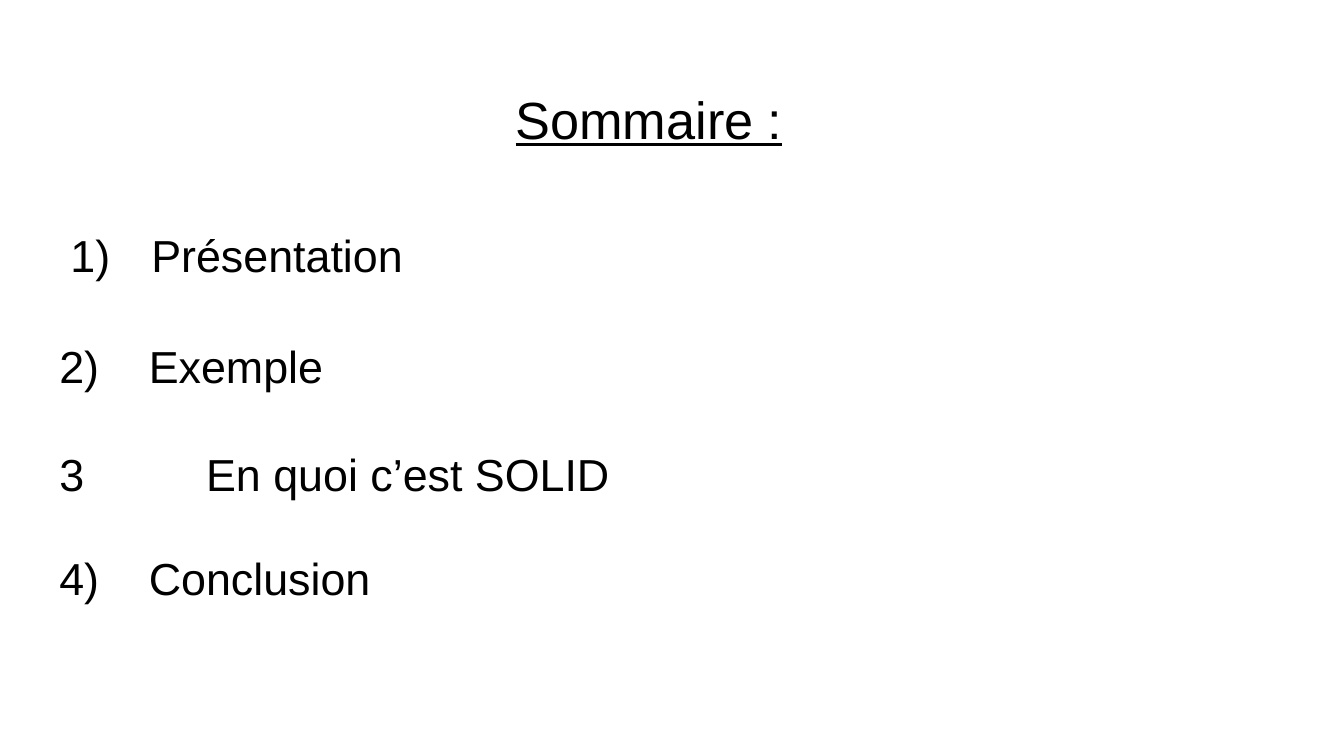
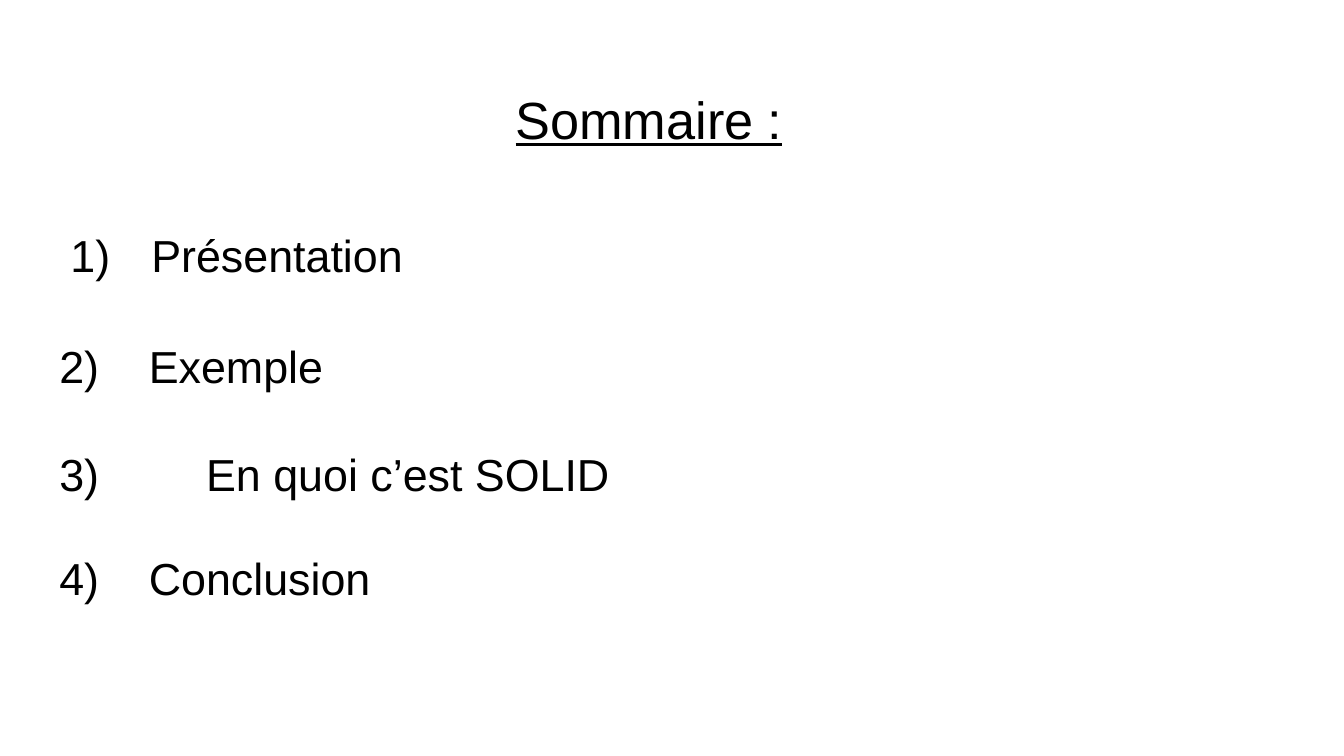
Before and after one commit to Minemega19/DesignPaternDecorator, a slide deck: slide 2 of diapoPrésentation.pptx. Drawn at 1344x756 pixels with LibreOffice and Linux fonts; fonts in the diff are those of the drawing. Boxes give left, top, right and bottom in pixels: in the first picture for what was removed or moved away, otherwise in the second. Text is boxed around its words. In the diff, an @@ line names an element or a change of style, - is before the commit and + after.

```diff
--- a/diapoPrésentation.pptx
+++ b/diapoPrésentation.pptx
@@ text at <box>59,458,609,500</box>: text changed @@
-3 En quoi c’est SOLID
+3) En quoi c’est SOLID
```
Also in this commit, not shown: 3 other slides changed, 6 other files.
